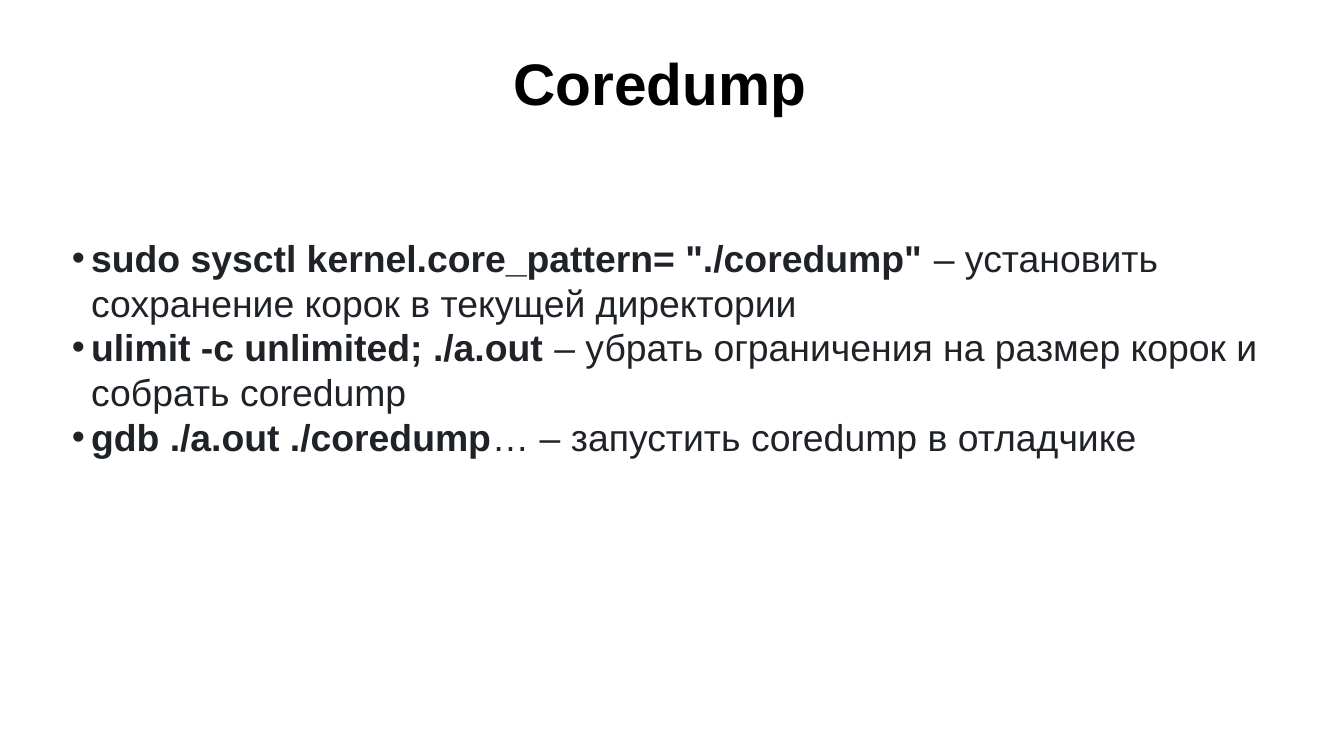
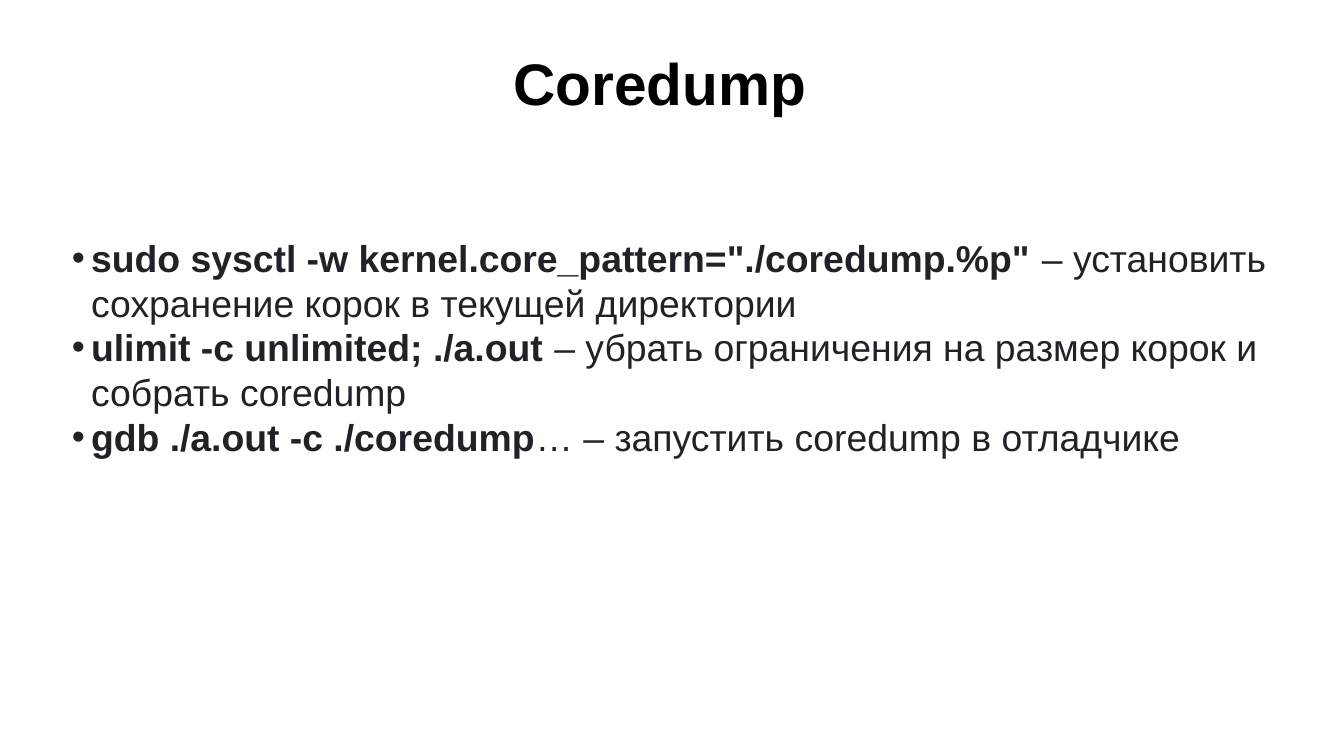
Before and after one commit to kostya2709/CAOS_seminars, a slide deck: slide 10 of sem_1_tools/presentations/Семинар_1_tools.pptx. Drawn at 1344x756 pixels with LibreOffice and Linux fonts; fonts in the diff are those of the drawing. Boxes give left, top, right and bottom in pixels: in the first picture for what was removed or moved away, otherwise in the second. Text is boxed around its words. In the diff, an @@ line names an element or a change of style, - is before the commit and + after.

```diff
--- a/sem_1_tools/presentations/Семинар_1_tools.pptx
+++ b/sem_1_tools/presentations/Семинар_1_tools.pptx
@@ text at (91, 245, 1266, 324): text changed; bold on @@
-• sudo sysctl kernel.core_pattern= "./coredump" – установить сохранение корок в текущей директории
+• sudo sysctl -w kernel.core_pattern="./coredump.%p" – установить сохранение корок в текущей директории
@@ text at (91, 424, 1180, 459): text changed @@
-• gdb ./a.out ./coredump… – запустить coredump в отладчике
+• gdb ./a.out -c ./coredump… – запустить coredump в отладчике
```
Also in this commit, not shown: 1 other slide changed, 3 other files.
